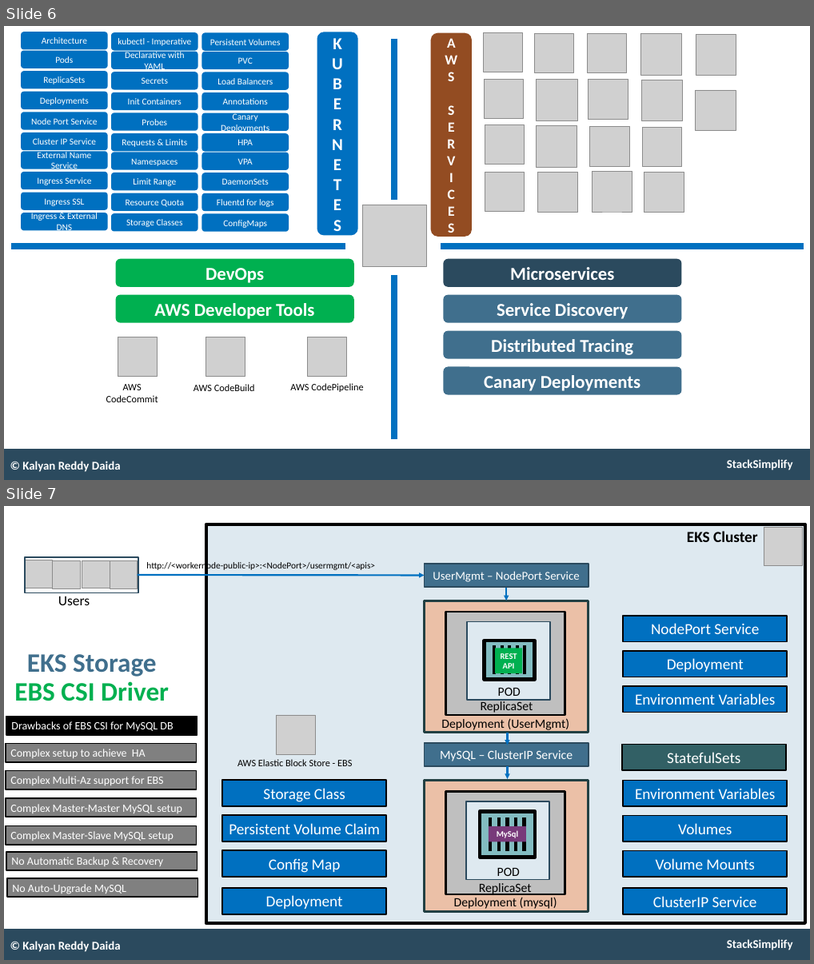
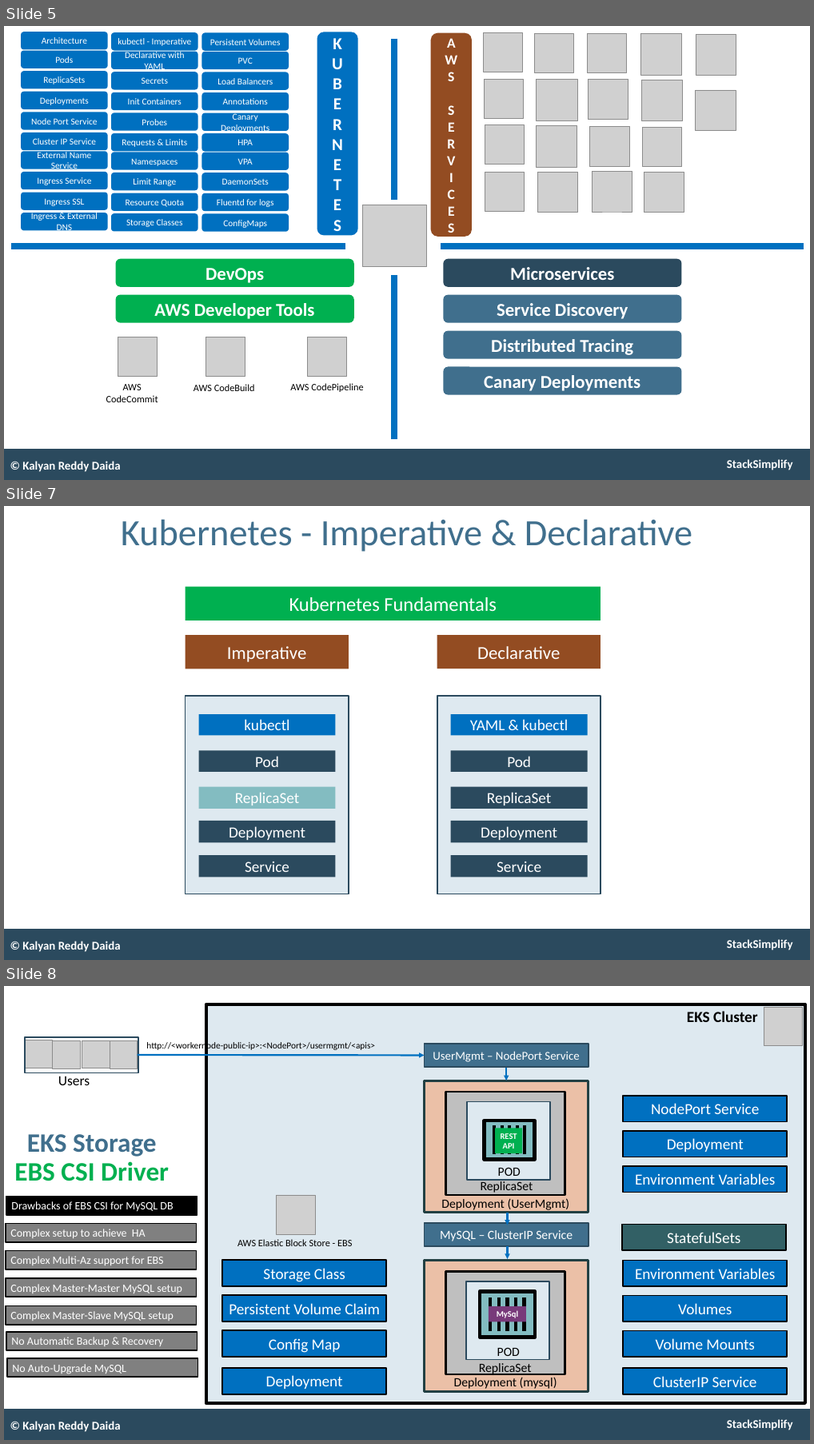
Before and after one commit to talvionyx/aws-eks-kubernetes-masterclass, a slide deck: presentation/AWS-Fargate-and-EKS-Masterclass.pptx. Shown one above the other, each under a label of ours: slides 6 and 7 before the commit, slides 5, 7 and 8 after it; the slides between them are not shown. The pictures are 814x964 and 814x1444 pixels, drawn with LibreOffice and Linux fonts; fonts in the diff are those of the drawing; grey boxes stand for pictures. Boxes give left, top, right and bottom in pixels: in the first picture for what was removed or moved away, otherwise in the second. Text is boxed around its words. In the diff, an @@ line names an element or a change of style, - is before the commit and + after.

```diff
--- a/presentation/AWS-Fargate-and-EKS-Masterclass.pptx
+++ b/presentation/AWS-Fargate-and-EKS-Masterclass.pptx
@@ slide 7 added at [4,506,810,960], background #FFFFFF; not listed: 2 template elements that a slide beside it also shows @@
@@ title added at [121,520,693,552], 53 pt, text #406F8D @@
+Kubernetes - Imperative & Declarative
@@ rectangle added at [186,587,602,620], fill #00B050, 28 pt, text #FFFFFF @@
+Kubernetes Fundamentals
@@ rectangle added at [186,635,349,668], fill #934C22, 26 pt, text #FFFFFF @@
+Imperative
@@ rectangle added at [438,635,601,668], fill #934C22, 26 pt, text #FFFFFF @@
+Declarative
@@ rectangle added at [186,696,349,894], fill #DEE9F0, outline #2B4A5E 2 pt @@
@@ rectangle added at [438,696,601,894], fill #DEE9F0, outline #2B4A5E 2 pt @@
@@ rectangle added at [199,714,336,736], fill #0070C0, 22 pt, text #FFFFFF @@
+kubectl
@@ rectangle added at [451,714,588,736], fill #0070C0, 22 pt, text #FFFFFF @@
+YAML & kubectl
@@ rectangle added at [199,751,336,772], fill #2B4A5E, 22 pt, text #FFFFFF @@
+Pod
@@ rectangle added at [451,751,588,772], fill #2B4A5E, 22 pt, text #FFFFFF @@
+Pod
@@ rectangle added at [199,787,336,808], fill #83BCC1, 22 pt, text #FFFFFF @@
+ReplicaSet
@@ rectangle added at [451,787,588,808], fill #2B4A5E, 22 pt, text #FFFFFF @@
+ReplicaSet
@@ rectangle added at [199,820,336,842], fill #2B4A5E, 22 pt, text #FFFFFF @@
+Deployment
@@ rectangle added at [451,820,588,842], fill #2B4A5E, 22 pt, text #FFFFFF @@
+Deployment
@@ rectangle added at [199,855,336,876], fill #2B4A5E, 22 pt, text #FFFFFF @@
+Service
@@ rectangle added at [451,855,588,876], fill #2B4A5E, 22 pt, text #FFFFFF @@
+Service
@@ text added at [22,940,121,952], 17 pt, text #FFFFFF, bold @@
+© Kalyan Reddy Daida
@@ what was slide 6 is now slide 5 @@
@@ what was slide 7 is now slide 8 @@
```
Also in this commit, not shown: 1 other slide added, 1 slide removed, 6 other files.
